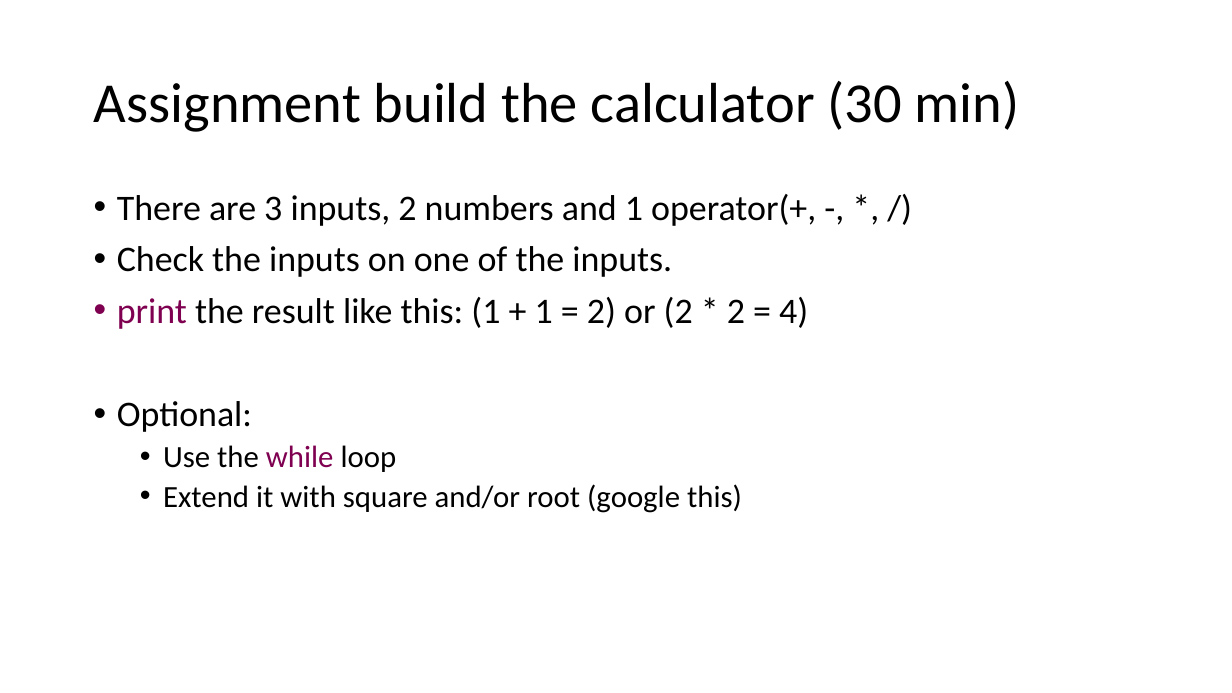
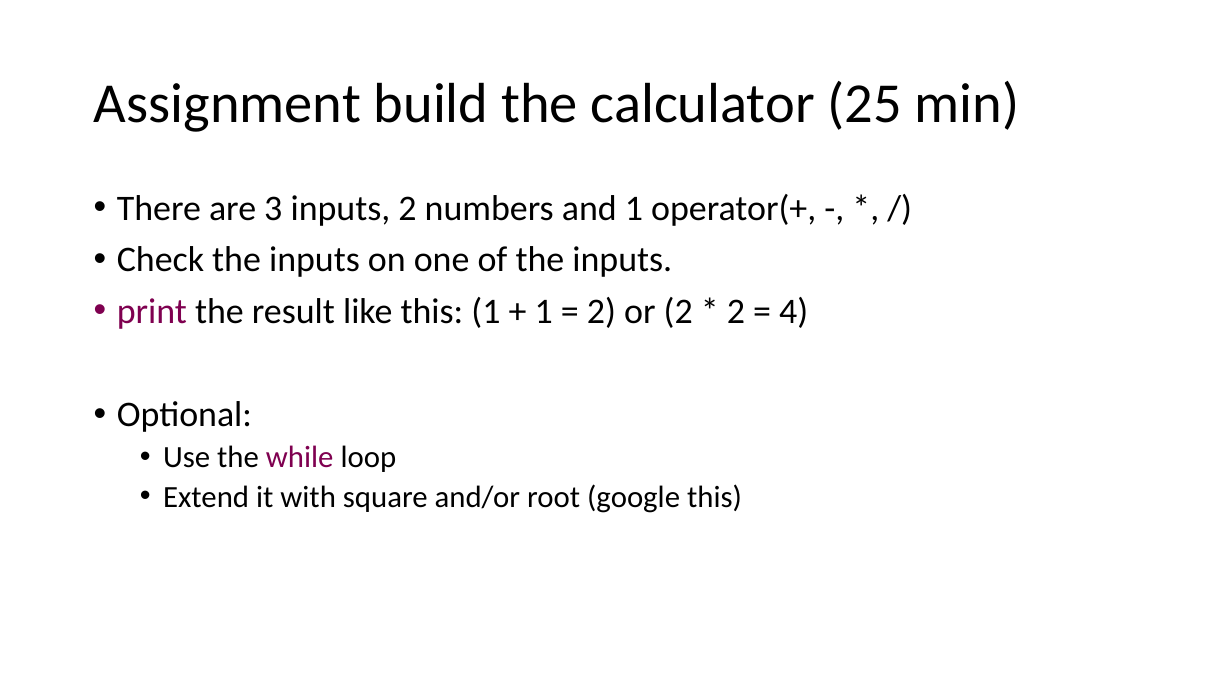
Before and after one commit to JoZonneveld/TCR-python-lessons, a slide deck: slide 24 of Lessons/Jaar 2/Lesson 1/Lesson 1.pptx. Drawn at 1232x693 pixels with LibreOffice and Linux fonts; fonts in the diff are those of the drawing; background and template pictures are left out. Boxes give left, top, right and bottom in pixels: in the first picture for what was removed or moved away, otherwise in the second. Text is boxed around its words. In the diff, an @@ line names an element or a change of style, - is before the commit and + after.

```diff
--- a/Lessons/Jaar 2/Lesson 1/Lesson 1.pptx
+++ b/Lessons/Jaar 2/Lesson 1/Lesson 1.pptx
@@ text at <box>94,81,1020,132</box>: text changed @@
-Assignment build the calculator (30 min)
+Assignment build the calculator (25 min)
```
Also in this commit, not shown: 2 other slides changed, 1 other file.
